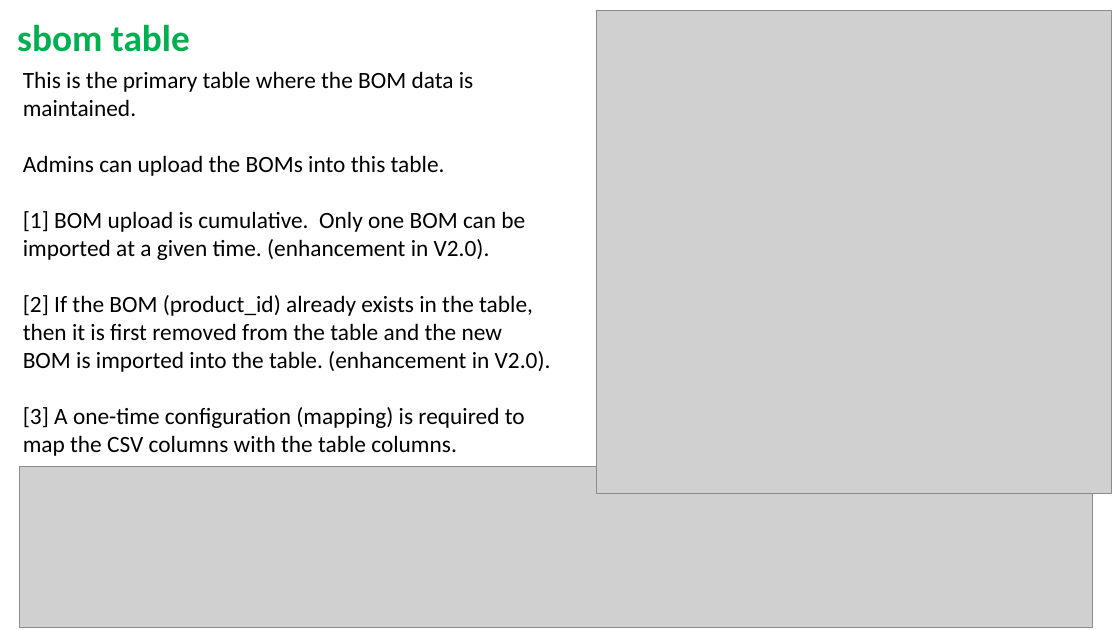
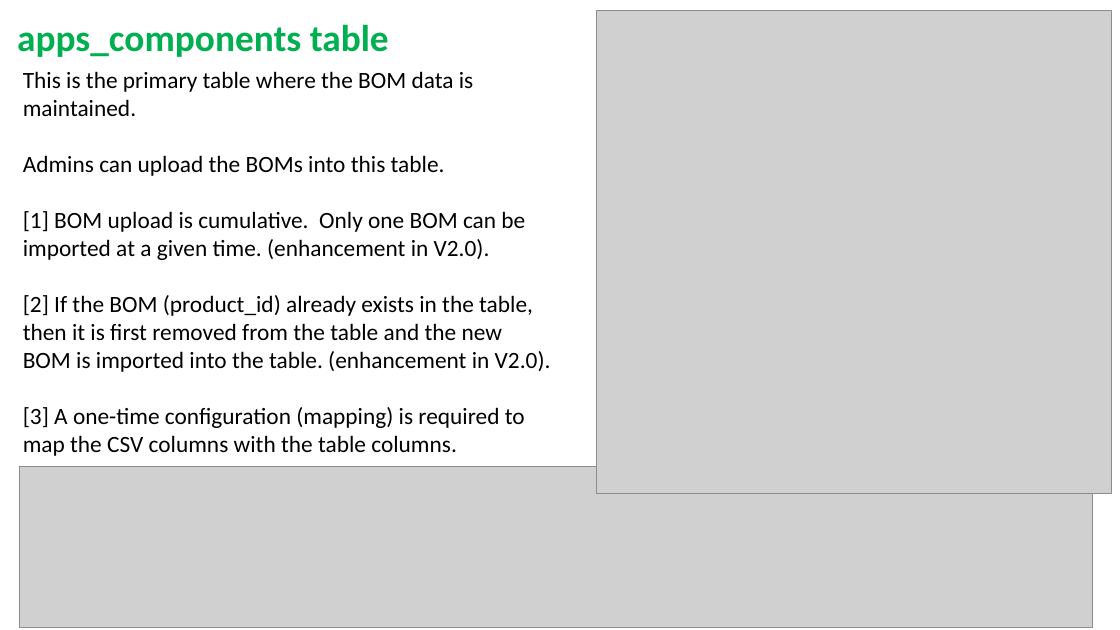
Before and after one commit to sjasthi/sbom2, a slide deck: slide 7 of docs/Software BOM_V.2.pptx. Drawn at 1120x630 pixels with LibreOffice and Linux fonts; fonts in the diff are those of the drawing; grey boxes stand for pictures. Boxes give left, top, right and bottom in pixels: in the first picture for what was removed or moved away, otherwise in the second. Text is boxed around its words. In the diff, an @@ line names an element or a change of style, - is before the commit and + after.

Commit message:
adding new table
and minor updates to the wish_list

```diff
--- a/docs/Software BOM_V.2.pptx
+++ b/docs/Software BOM_V.2.pptx
@@ text at bbox=[17, 24, 389, 57]: text changed @@
-sbom table
+apps_components table
```
Also in this commit, not shown: 1 other slide changed, 1 slide added, 3 other files.
